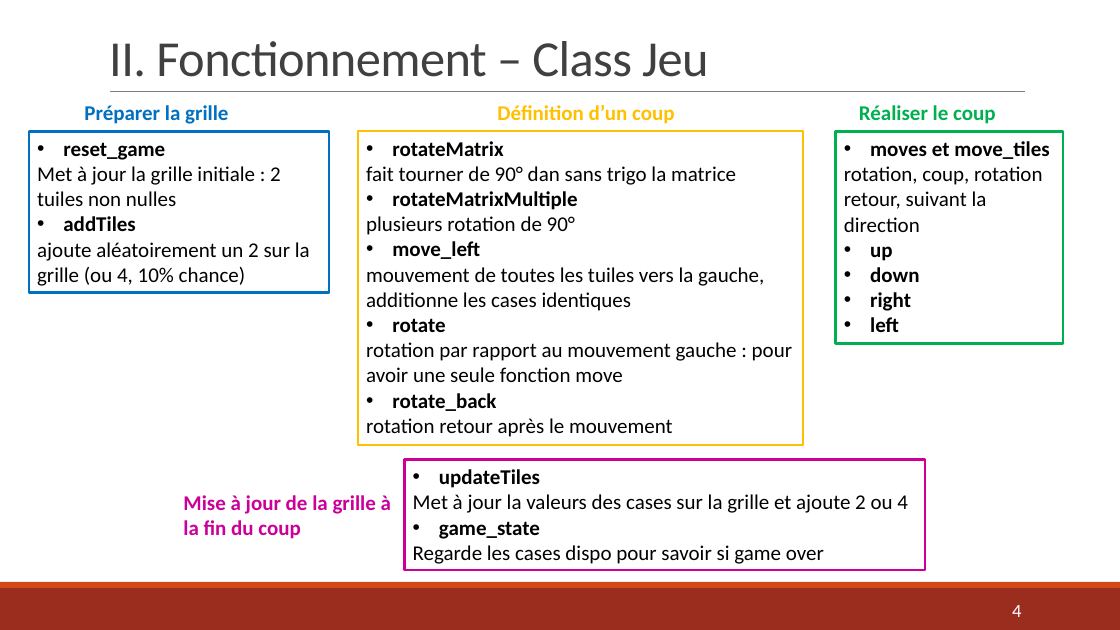
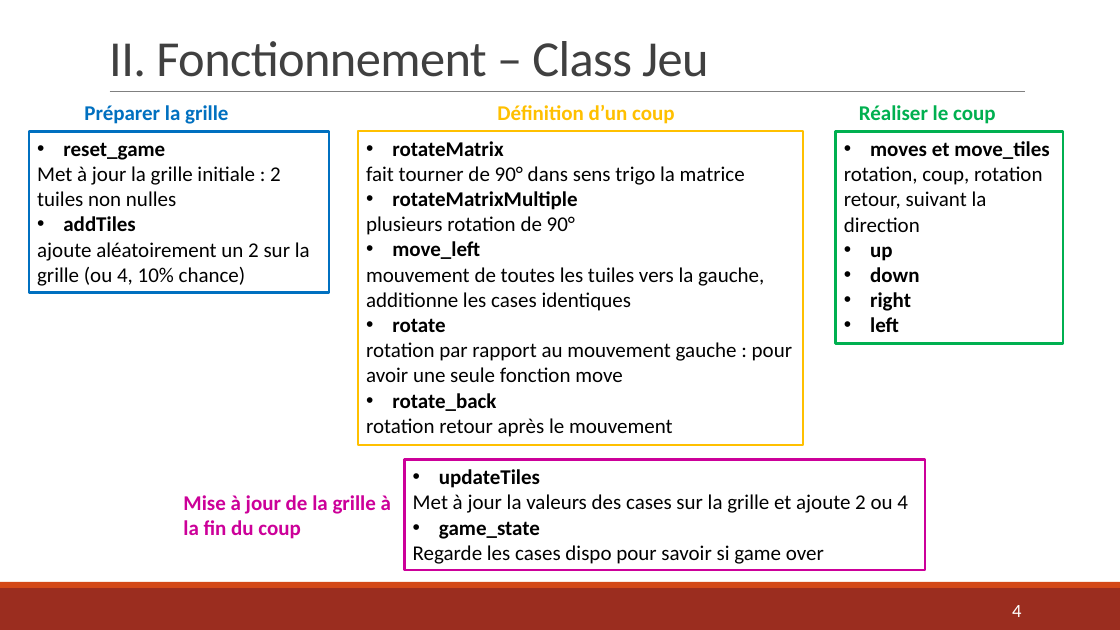
Before and after one commit to AlexandraDarco/prog_2048, a slide deck: slide 4 of Projet Info – Jeu 2048.pptx. Drawn at 1120x630 pixels with LibreOffice and Linux fonts; fonts in the diff are those of the drawing. Boxes give left, top, right and bottom in pixels: in the first picture for what was removed or moved away, otherwise in the second. Text is boxed around its words. In the diff, an @@ line names an element or a change of style, - is before the commit and + after.

```diff
--- a/Projet Info – Jeu 2048.pptx
+++ b/Projet Info – Jeu 2048.pptx
@@ text in rectangle at <box>366,166,745,185</box>: text changed @@
-fait tourner de 90° dan sans trigo la matrice
+fait tourner de 90° dans sens trigo la matrice
```
Also in this commit, not shown: 1 other slide changed.
